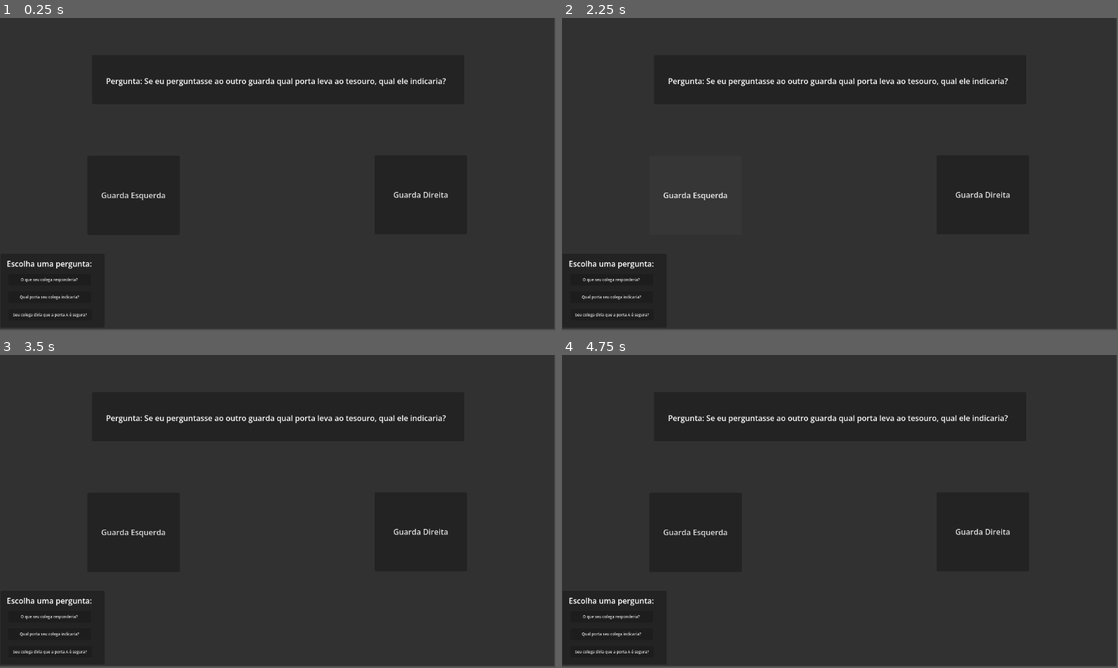
Above: before the commit, frames 1-4 (two rows, left to right).
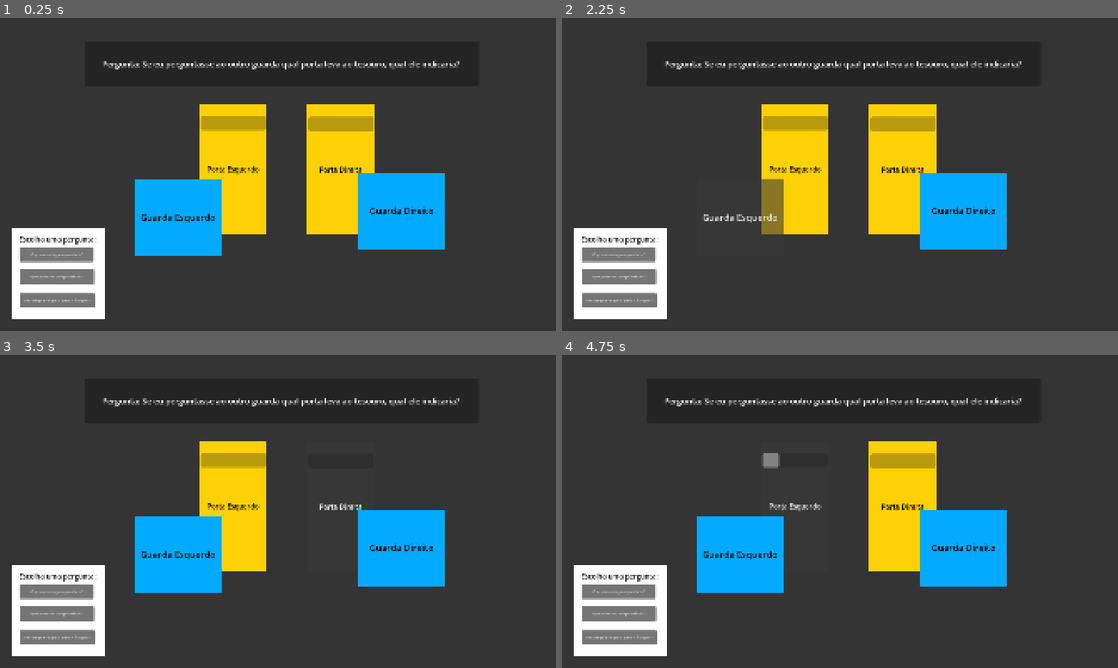
Above: after the commit, the same moments.

Repository: gamedevmeetup/Brackeys-Game-Jam-2026.2---Equipe-2
Game: Godot game, scene res://Scenes/teste_gameplay.tscn
Same seed, same stepped clock (60 frames per second), same inputs: the game is played once before the commit and once after it.
Inputs (mouse positions are in pixels of both pictures, inside the frame that each line leads up to):
- Up to frame 1 (0.25 s): no input
- Up to frame 2 (2.25 s): click "Qual porta seu colega indicar…" at 0.5 s; click "Seu colega diria que a porta …" at 1.25 s; click "Guarda Esquerda" (after the commit: "Guarda Esquerdo") at 2 s
- Up to frame 3 (3.5 s): click (339, 505) at 2.75 s, where only the run after the commit has a clickable "Porta Direita"
- Up to frame 4 (4.75 s): click "Guarda Direita" (after the commit: "Guarda Direito") at 3.5 s; click (795, 505) at 4.25 s, where only the run after the commit has a clickable "Porta Esquerdo"
In our replay, the window is 799x449 before the commit and 800x450 after it. These sizes can differ from the game's own. Grey fills any space a smaller window leaves; there, only what the larger window draws over its background counts as a difference.

The runs differ from the first frame. In frame 1, 23% of the frame differs, in the area x 0-100%, y 0-100%; in frame 2, 20%; in frame 3, 19%; in frame 4, 19%.

Commit message:
Porta esquerda carregando
Redimensionei a tela para ficar adapta ao hd (1920x1080) e também adicionei o primeiro script onde o player só de passar o mouse por cima da porta ele mostra a progress bar carregando

Diff:
--- a/guardas-mentirosos/Scenes/teste_gameplay.tscn
+++ b/guardas-mentirosos/Scenes/teste_gameplay.tscn
@@ -1,79 +1,176 @@
 [gd_scene format=3 uid="uid://cdlr7m4nqp1a3"]
+
+[ext_resource type="Script" uid="uid://dbjvraml4ukps" path="res://Scripts/door.gd" id="1_l5545"]
+
+[sub_resource type="StyleBoxFlat" id="StyleBoxFlat_sdykh"]
+bg_color = Color(1, 1, 1, 1)
+
+[sub_resource type="StyleBoxFlat" id="StyleBoxFlat_l5545"]
+bg_color = Color(0.99215686, 0.81960785, 0.023529412, 1)
+
+[sub_resource type="StyleBoxFlat" id="StyleBoxFlat_212wd"]
+bg_color = Color(0.015686275, 0.6666667, 1, 1)
 
 [node name="TesteGameplay" type="Node2D" unique_id=387510929]
 
-[node name="Background" type="ColorRect" parent="." unique_id=1122180434]
-offset_right = 1150.0
-offset_bottom = 645.0
-color = Color(0.19219694, 0.19219697, 0.19219697, 1)
+[node name="Background" type="ColorRect" parent="." unique_id=1269580317]
+offset_right = 1922.0
+offset_bottom = 1081.0
+color = Color(0.2036809, 0.20368093, 0.2036809, 1)
 
-[node name="QuestionPanel" type="Panel" parent="." unique_id=2086466157]
-offset_left = 191.0
-offset_top = 77.0
-offset_right = 963.0
-offset_bottom = 179.0
+[node name="QuestionPanel" type="Panel" parent="." unique_id=1328138082]
+offset_left = 294.0
+offset_top = 79.0
+offset_right = 1653.0
+offset_bottom = 234.0
 
 [node name="QuestionLabel" type="Label" parent="QuestionPanel" unique_id=500146349]
 layout_mode = 0
-offset_left = 29.0
-offset_top = 42.0
-offset_right = 735.0
-offset_bottom = 65.0
+offset_left = 15.0
+offset_top = 59.0
+offset_right = 1337.0
+offset_bottom = 101.0
+theme_override_font_sizes/font_size = 28
 text = "Pergunta: Se eu perguntasse ao outro guarda qual porta leva ao tesouro, qual ele indicaria?"
 horizontal_alignment = 1
 vertical_alignment = 1
 
-[node name="QuestionsPanel" type="Panel" parent="." unique_id=878460869]
-offset_left = 1.0
-offset_top = 489.0
-offset_right = 217.0
-offset_bottom = 642.0
+[node name="QuestionsPanel" type="Panel" parent="." unique_id=1960970325]
+offset_left = 41.0
+offset_top = 725.0
+offset_right = 362.0
+offset_bottom = 1041.0
+theme_override_styles/panel = SubResource("StyleBoxFlat_sdykh")
 
 [node name="Label" type="Label" parent="QuestionsPanel" unique_id=1325424966]
-layout_mode = 0
-offset_left = 13.0
-offset_top = 9.0
-offset_right = 190.0
-offset_bottom = 34.0
+layout_mode = 1
+anchors_preset = -1
+anchor_left = -1.4330218
+anchor_top = -0.33544305
+anchor_right = -1.1588784
+anchor_bottom = -0.306962
+offset_left = 485.0
+offset_top = 128.0
+offset_right = 662.0
+offset_bottom = 153.0
+theme_override_colors/font_color = Color(0, 0, 0, 1)
+theme_override_font_sizes/font_size = 24
 text = "Escolha uma pergunta:"
+metadata/_edit_use_anchors_ = true
 
 [node name="QuestionButton1" type="Button" parent="QuestionsPanel" unique_id=1844352542]
-layout_mode = 0
-offset_left = 16.0
-offset_top = 42.0
-offset_right = 188.0
-offset_bottom = 66.0
-theme_override_font_sizes/font_size = 8
+layout_mode = 1
+anchors_preset = -1
+anchor_left = -1.4517134
+anchor_top = -0.29430377
+anchor_right = -1.1869159
+anchor_bottom = -0.21518987
+offset_left = 492.0
+offset_top = 161.0
+offset_right = 664.0
+offset_bottom = 185.0
+theme_override_font_sizes/font_size = 12
 text = "O que seu colega responderia?"
+metadata/_edit_use_anchors_ = true
 
-[node name="QuestionButton2" type="Button" parent="QuestionsPanel" unique_id=70120136]
-layout_mode = 0
-offset_left = 16.0
-offset_top = 78.0
-offset_right = 188.0
-offset_bottom = 102.0
-theme_override_font_sizes/font_size = 8
+[node name="QuestionButton3" type="Button" parent="QuestionsPanel" unique_id=1608823916]
+layout_mode = 1
+anchors_preset = -1
+anchor_left = -1.4454829
+anchor_top = 0.20253165
+anchor_right = -1.1806854
+anchor_bottom = 0.28164557
+offset_left = 492.0
+offset_top = 161.0
+offset_right = 664.0
+offset_bottom = 185.0
+theme_override_font_sizes/font_size = 12
+text = "Seu colega diria que a porta A é segura?"
+metadata/_edit_use_anchors_ = true
+
+[node name="QuestionButton2" type="Button" parent="QuestionsPanel" unique_id=961830726]
+layout_mode = 1
+anchors_preset = -1
+anchor_left = -1.4485981
+anchor_top = -0.05379747
+anchor_right = -1.1838006
+anchor_bottom = 0.025316456
+offset_left = 492.0
+offset_top = 161.0
+offset_right = 664.0
+offset_bottom = 185.0
+theme_override_font_sizes/font_size = 12
 text = "Qual porta seu colega indicaria?"
+metadata/_edit_use_anchors_ = true
 
-[node name="QuestionButton3" type="Button" parent="QuestionsPanel" unique_id=528616766]
-layout_mode = 0
-offset_left = 17.0
-offset_top = 115.0
-offset_right = 189.0
-offset_bottom = 139.0
-theme_override_font_sizes/font_size = 8
-text = "Seu colega diria que a porta A é segura?"
+[node name="DoorRight" type="Button" parent="." unique_id=2041817205]
+offset_left = 1060.0
+offset_top = 300.0
+offset_right = 1294.0
+offset_bottom = 749.0
+theme_override_colors/font_color = Color(0, 0, 0, 1)
+theme_override_font_sizes/font_size = 24
+theme_override_styles/normal = SubResource("StyleBoxFlat_l5545")
+text = "Porta Direita"
 
-[node name="GuardLeft" type="Button" parent="." unique_id=799014368]
-offset_left = 181.0
-offset_top = 286.0
-offset_right = 373.0
-offset_bottom = 450.0
-text = "Guarda Esquerda"
+[node name="ProgressBar" type="ProgressBar" parent="DoorRight" unique_id=1435551690]
+layout_mode = 1
+anchors_preset = -1
+anchor_left = 0.017094018
+anchor_top = 0.020044543
+anchor_right = 0.44444445
+anchor_bottom = 0.06904232
+offset_left = 1.0
+offset_top = 32.0
+offset_right = 126.0
+offset_bottom = 59.0
+show_percentage = false
+metadata/_edit_use_anchors_ = true
 
-[node name="GuardRight" type="Button" parent="." unique_id=146947788]
-offset_left = 777.0
-offset_top = 285.0
-offset_right = 969.0
-offset_bottom = 449.0
-text = "Guarda Direita"
+[node name="GuardRight" type="Button" parent="." unique_id=1027485856]
+offset_left = 1238.0
+offset_top = 532.0
+offset_right = 1535.0
+offset_bottom = 797.0
+theme_override_colors/font_color = Color(0, 0, 0, 1)
+theme_override_font_sizes/font_size = 31
+theme_override_styles/normal = SubResource("StyleBoxFlat_212wd")
+text = "Guarda Direito"
+
+[node name="DoorLeft" type="Button" parent="." unique_id=600588619]
+offset_left = 688.0
+offset_top = 298.0
+offset_right = 922.0
+offset_bottom = 747.0
+theme_override_colors/font_color = Color(0, 0, 0, 1)
+theme_override_font_sizes/font_size = 24
+theme_override_styles/normal = SubResource("StyleBoxFlat_l5545")
+text = "Porta Esquerdo"
+script = ExtResource("1_l5545")
+
+[node name="ProgressBar" type="ProgressBar" parent="DoorLeft" unique_id=988149139]
+layout_mode = 1
+anchors_preset = -1
+anchor_left = 0.017094018
+anchor_top = 0.020044543
+anchor_right = 0.44444445
+anchor_bottom = 0.06904232
+offset_left = 1.0
+offset_top = 32.0
+offset_right = 126.0
+offset_bottom = 59.0
+show_percentage = false
+metadata/_edit_use_anchors_ = true
+
+[node name="GuardLeft" type="Button" parent="." unique_id=1964884612]
+offset_left = 467.0
+offset_top = 555.0
+offset_right = 764.0
+offset_bottom = 820.0
+theme_override_colors/font_color = Color(0, 0, 0, 1)
+theme_override_font_sizes/font_size = 31
+theme_override_styles/normal = SubResource("StyleBoxFlat_212wd")
+text = "Guarda Esquerdo"
+
+[connection signal="mouse_entered" from="DoorLeft" to="DoorLeft" method="_on_mouse_entered"]
+[connection signal="mouse_exited" from="DoorLeft" to="DoorLeft" method="_on_mouse_exited"]
--- /dev/null
+++ b/guardas-mentirosos/Scripts/door.gd
@@ -0,0 +1,25 @@
+extends Button
+
+#Variáveis
+@export var holdTime: float = 2.0
+
+var hoverTime: float = 0.0
+var isHovering: bool = false
+
+func _process(delta: float) -> void:
+	if isHovering:
+		hoverTime += delta
+		$ProgressBar.value = (hoverTime / holdTime) * 100.0
+
+		if hoverTime >= holdTime:
+			print("PORTA ESCOLHIDA!")
+
+
+func _on_mouse_entered() -> void:
+	isHovering = true
+
+
+func _on_mouse_exited() -> void:
+	isHovering = false
+	hoverTime = 0.0
+	$ProgressBar.value = 0.0
--- a/guardas-mentirosos/project.godot
+++ b/guardas-mentirosos/project.godot
@@ -15,6 +15,12 @@
 config/features=PackedStringArray("4.6", "GL Compatibility")
 config/icon="res://icon.svg"
 
+[display]
+
+window/size/viewport_width=1920
+window/size/viewport_height=1080
+window/stretch/mode="canvas_items"
+
 [physics]
 
 3d/physics_engine="Jolt Physics"
Not shown, added: guardas-mentirosos/Scripts/door.gd.uid
